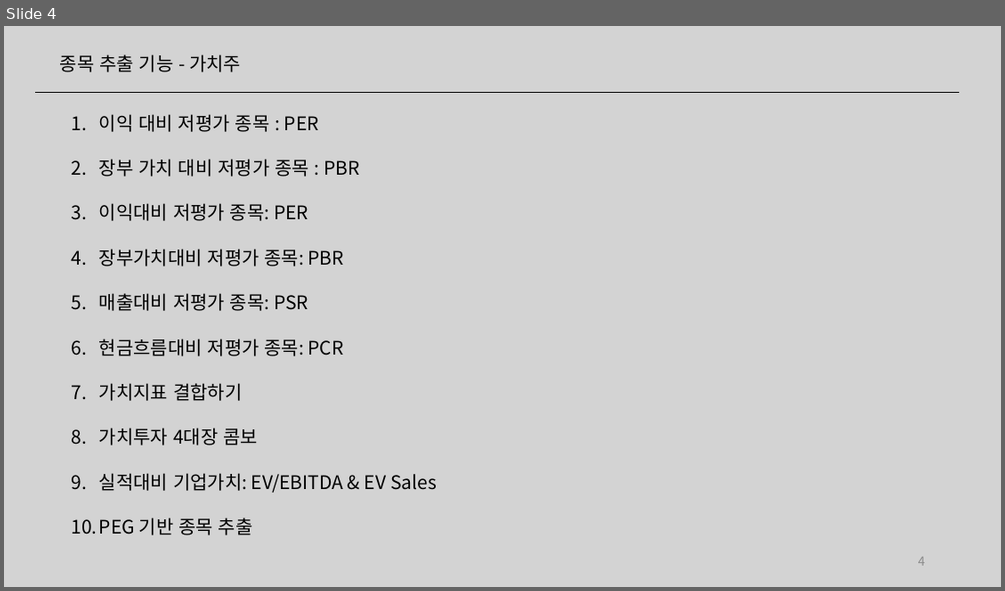
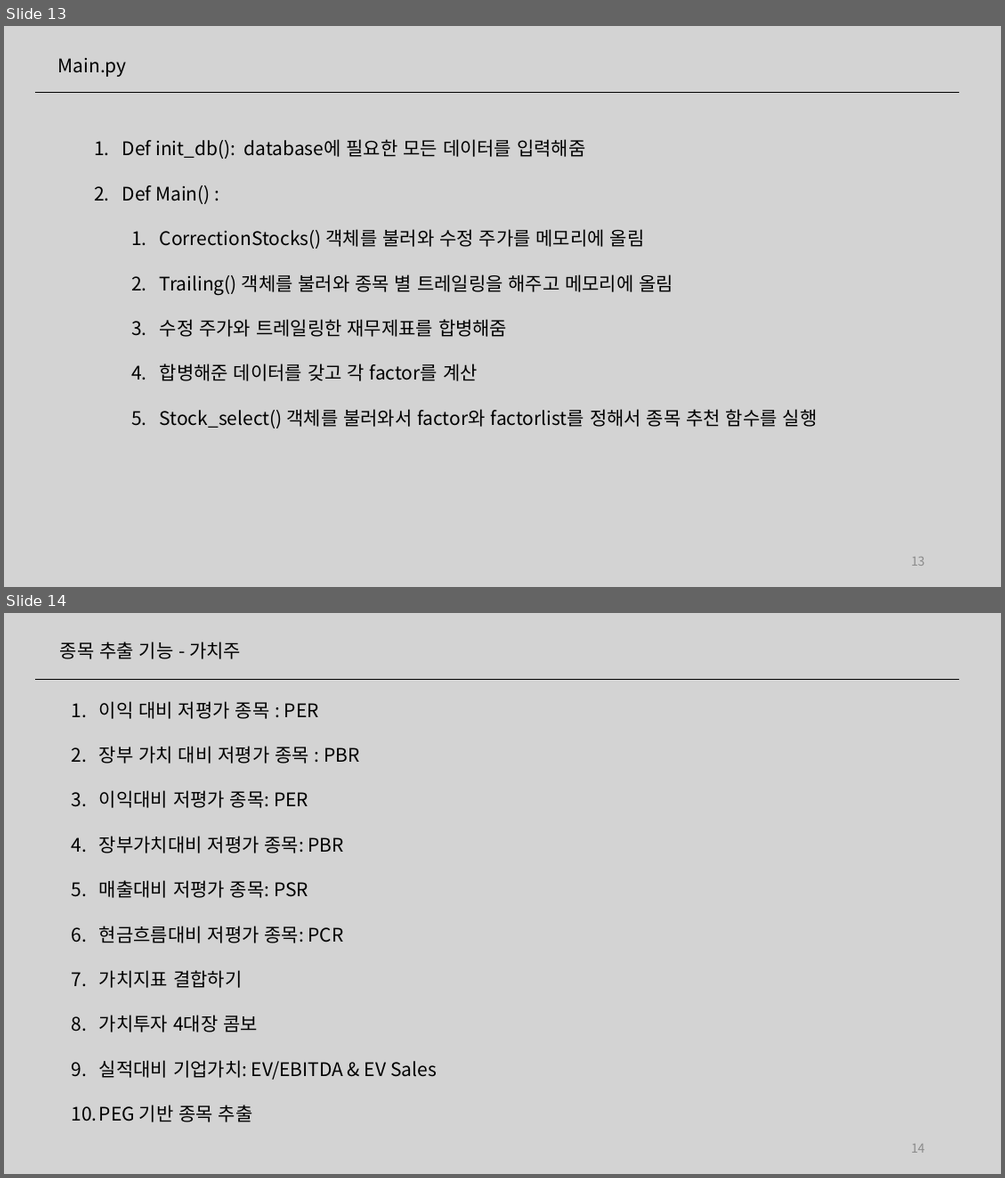
Before and after one commit to ddiyoung/find_value_stocks, a slide deck: 20011656_우지훈.pptx. Shown one above the other, each under a label of ours: slide 4 before the commit, slides 13 and 14 after it. The pictures are 1005x591 and 1005x1178 pixels, drawn with LibreOffice and Linux fonts; fonts in the diff are those of the drawing. Boxes give left, top, right and bottom in pixels: in the first picture for what was removed or moved away, otherwise in the second. Text is boxed around its words. In the diff, an @@ line names an element or a change of style, - is before the commit and + after.

```diff
--- a/20011656_우지훈.pptx
+++ b/20011656_우지훈.pptx
@@ slide 13 added at (4,26,1001,587), background #D3D3D3 @@
@@ text added at (58,58,127,77), 18 pt, text #000000 @@
+Main.py
@@ line added from (35, 92) to (959, 92), #000000 0.5 pt @@
@@ text added at (122,139,817,428), 18 pt, text #000000 @@
+1. Def init_db(): database에 필요한 모든 데이터를 입력해줌
+2. Def Main() :
+  1. CorrectionStocks() 객체를 불러와 수정 주가를 메모리에 올림
+  2. Trailing() 객체를 불러와 종목 별 트레일링을 해주고 메모리에 올림
+  3. 수정 주가와 트레일링한 재무제표를 합병해줌
+  4. 합병해준 데이터를 갖고 각 factor를 계산
+  5. Stock_select() 객체를 불러와서 factor와 factorlist를 정해서 종목 추천 함수를 실행
@@ page number added at (911,556,925,565), 12 pt, text #8C8C8C @@
+13
@@ what was slide 4 is now slide 14 @@
@@ page number at (911,1143,925,1152): text changed @@
-4
+14
```
Also in this commit, not shown: 4 slides changed, 10 other slides added, 47 slides removed, 10 other files.
